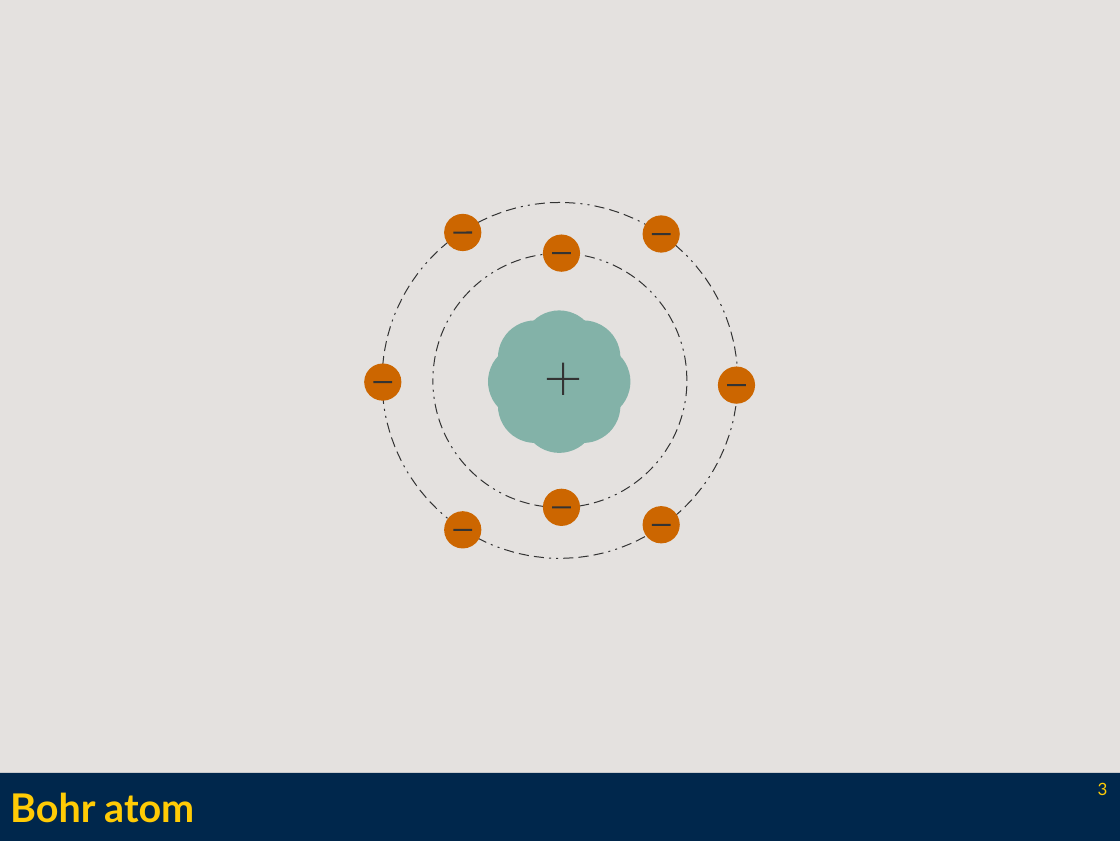
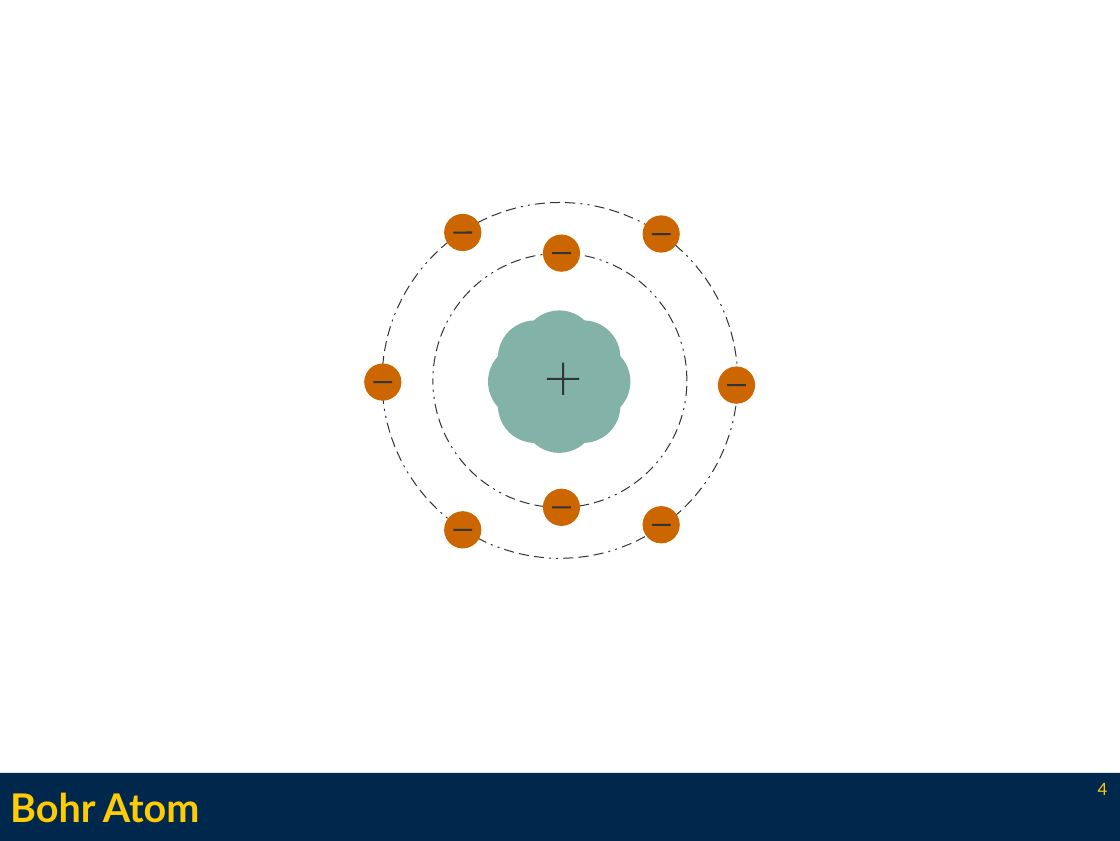
Before and after one commit to l3enny/dissertation, a slide deck: slide 4 of defense/presentation.odp (slide 3 before the commit). Drawn at 1120x841 pixels with LibreOffice and Linux fonts; fonts in the diff are those of the drawing. Boxes give left, top, right and bottom in pixels: in the first picture for what was removed or moved away, otherwise in the second. Text is boxed around its words. In the diff, an @@ line names an element or a change of style, - is before the commit and + after.

```diff
--- a/defense/presentation.odp
+++ b/defense/presentation.odp
@@ background #E4E1DF to #FFFFFF @@
@@ title at (10,792,199,823): text changed @@
-Bohr atom
+Bohr Atom
@@ page number at (1098,783,1108,795): text changed @@
-3
+4
```
Also in this commit, not shown: 16 other slides changed, 23 slides added, 2 slides removed, 13 other files.
